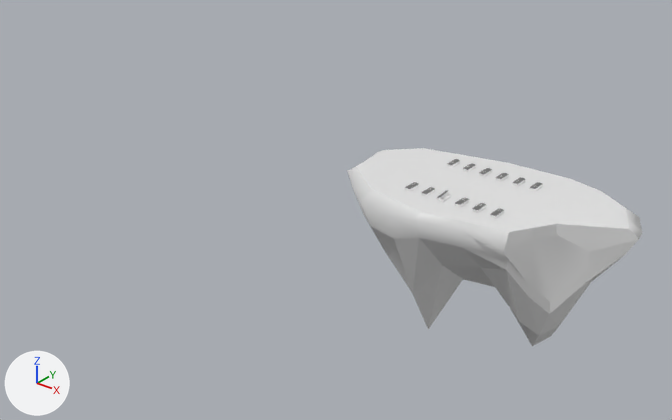
The Blender file FieldEditor/Field.blend, before and after one commit.
Both versions are drawn from a camera (50 mm lens) standing at (387.0, -775.0, 400.0) and looking at (-231.0, -2.0, -79.0). Lighting does not change. The marker at lower left points along +X, +Y and +Z.

The first picture shows '浮島'.
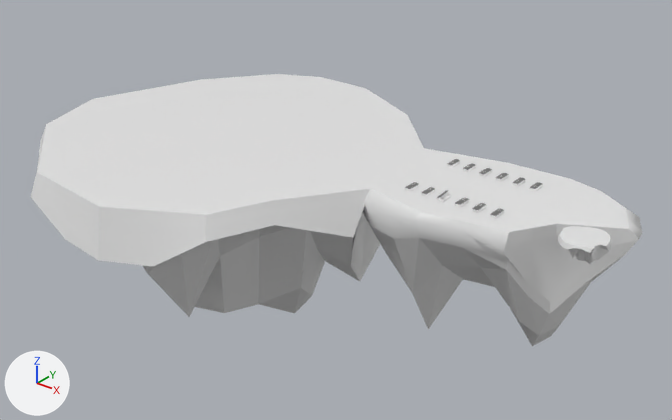
What changed in the scene script:
```text
Add mat_none_010:
    mat_none_010 = principled_material('None.010')
    mat_none_010.base_color = (0.8, 0.8, 0.8)  # white #e7e7e7
Add mat_none_005:
    mat_none_005 = principled_material('None.005')
    mat_none_005.base_color = (0.8, 0.8, 0.8)  # white #e7e7e7
Add me_set_of_floating_islands_008:
    me_set_of_floating_islands_008.from_pydata(...)  # 172 vertices, 207 faces; spans x -1.56..1.53, y -1.66..1.58, z -1.84..0.0
    me_set_of_floating_islands_008.materials.append(mat_none_010)  # its picture is missing
Add me_set_of_floating_islands_004:
    me_set_of_floating_islands_004.from_pydata(...)  # 172 vertices, 207 faces; spans x -1.56..1.53, y -1.66..1.58, z -1.84..0.0
    me_set_of_floating_islands_004.materials.append(mat_none_005)  # its picture is missing
Add ob_浮島2:
    ob_浮島2 = bpy.data.objects.new('浮島2', me_set_of_floating_islands_008)
    ob_浮島2.location = (-362.6, -35.2, 0.0)
    ob_浮島2.scale = (150.0, 150.0, 150.0)
Add ob_浮島2_001:
    ob_浮島2_001 = bpy.data.objects.new('浮島2.001', me_set_of_floating_islands_004)
    ob_浮島2_001.location = (95.8, -49.9, 11.5)
    ob_浮島2_001.rotation_euler = (0.0, 0.0, -0.696)  # degrees (0, 0, -40)
    ob_浮島2_001.scale = (15.0, 15.0, 15.0)
```

Location of each change, (x1, y1, x2, y2) in pixels of the pictures (672 x 420 px):
'浮島2', added
    after: (31, 74, 424, 317)
'浮島2.001', added
    after: (558, 226, 611, 264)
